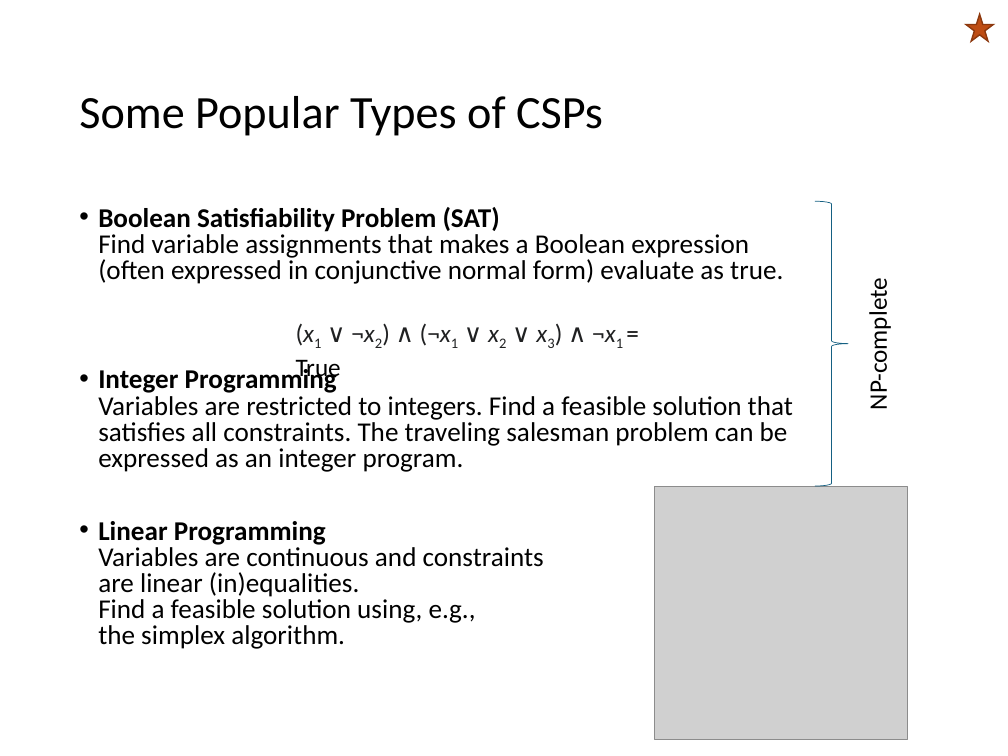
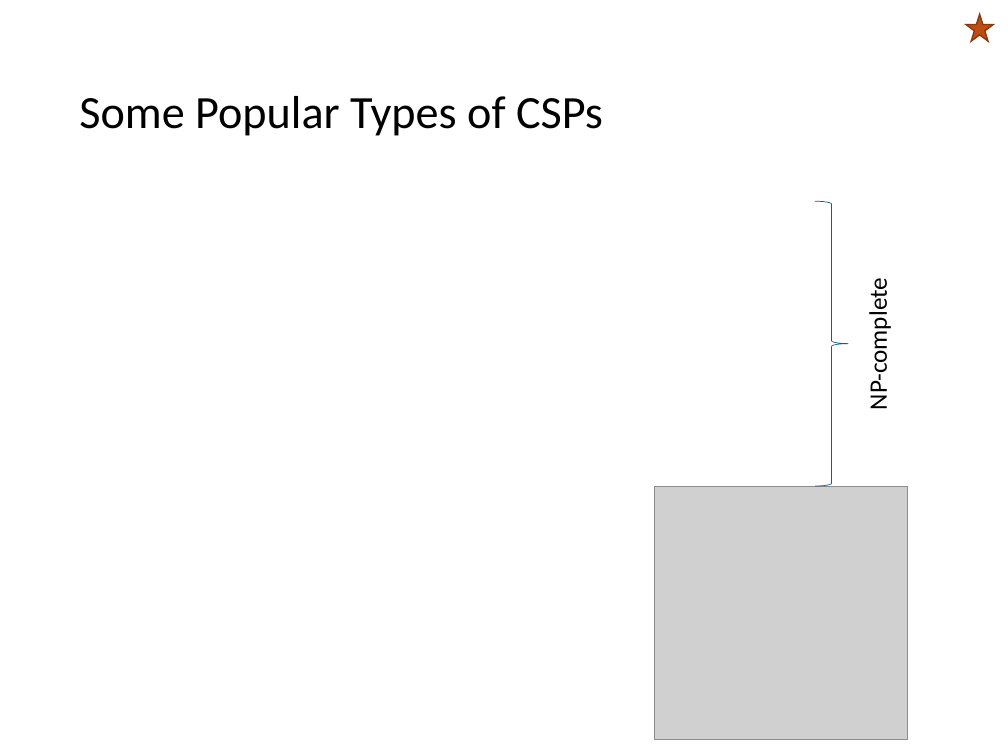
Before and after one commit to mhahsler/CS7320-AI, a slide deck: slide 9 of slides/06_CSP.pptx. Drawn at 1008x756 pixels with LibreOffice and Linux fonts; fonts in the diff are those of the drawing; grey boxes stand for pictures. Boxes give left, top, right and bottom in pixels: in the first picture for what was removed or moved away, otherwise in the second. Text is boxed around its words. In the diff, an @@ line names an element or a change of style, - is before the commit and + after.

```diff
--- a/slides/06_CSP.pptx
+++ b/slides/06_CSP.pptx
@@ text removed at <box>98,207,793,649</box> @@
-• Boolean Satisfiability Problem (SAT)
-  Find variable assignments that makes a Boolean expression (often expressed in conjunctive normal form) evaluate as true.
-• Integer Programming
-  Variables are restricted to integers. Find a feasible solution that satisfies all constraints. The traveling salesman problem can be expressed as an integer program.
-• Linear Programming
-  Variables are continuous and constraints
-  are linear (in)equalities.
-  Find a feasible solution using, e.g.,
-  the simplex algorithm.
@@ text removed at <box>730,262,783,280</box> @@
-(x1 ∨ ¬x2) ∧ (¬x1 ∨ x2 ∨ x3) ∧ ¬x1 = True
```
Also in this commit, not shown: 14 other slides changed, 22 other files.
